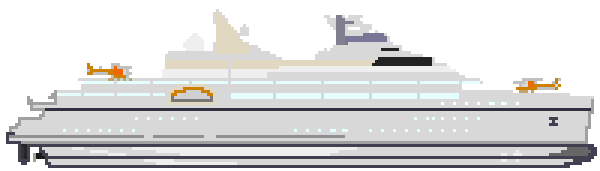
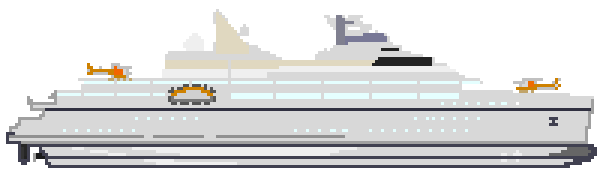
Two versions of the same layered image (600px x 171px). Layer-by-layer changes:
painted on "Layer 2" over [168, 84, 504, 105]
